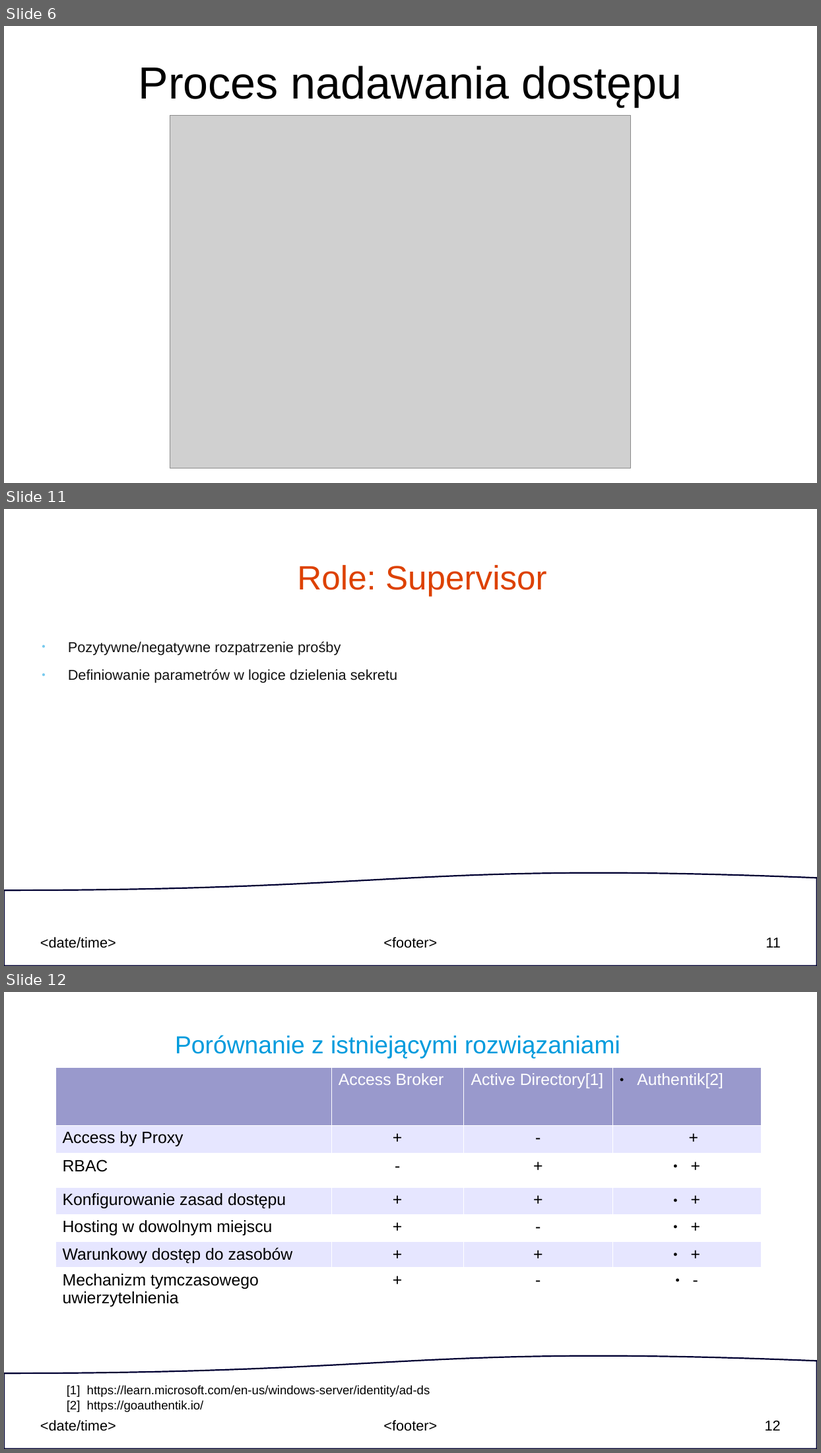
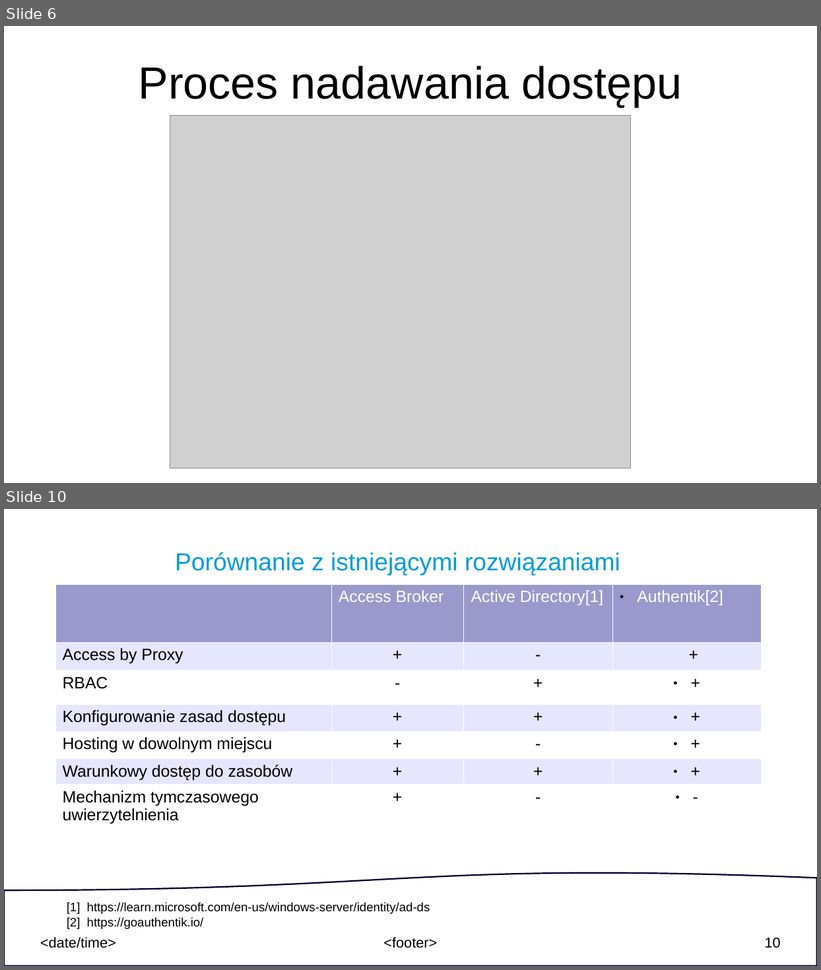
Before and after one commit to Nixam01/mzomi_BHL_2024, a slide deck: dokumentacja_projektu_Access_Broker.odp. Shown one above the other, each under a label of ours: slides 6, 11 and 12 before the commit, slides 6 and 10 after it; the slides between them are not shown. The pictures are 821x1453 and 821x970 pixels, drawn with LibreOffice and Linux fonts; fonts in the diff are those of the drawing; grey boxes stand for pictures. Boxes give left, top, right and bottom in pixels: in the first picture for what was removed or moved away, otherwise in the second. Text is boxed around its words. In the diff, an @@ line names an element or a change of style, - is before the commit and + after.

```diff
--- a/dokumentacja_projektu_Access_Broker.odp
+++ b/dokumentacja_projektu_Access_Broker.odp
@@ slide 11 removed at <box>4,509,817,966</box>, background #FFFFFF; not listed: 4 template elements that a slide beside it also shows @@
@@ title removed at <box>297,565,547,596</box> @@
-Role: Supervisor
@@ text removed at <box>68,642,397,683</box> @@
-● Pozytywne/negatywne rozpatrzenie prośby
-● Definiowanie parametrów w logice dzielenia sekretu
@@ what was slide 12 is now slide 10 @@
@@ page number at <box>765,938,781,949</box>: text changed @@
-12
+10
```
Also in this commit, not shown: 5 slides changed, 1 slide added, 2 other slides removed.
